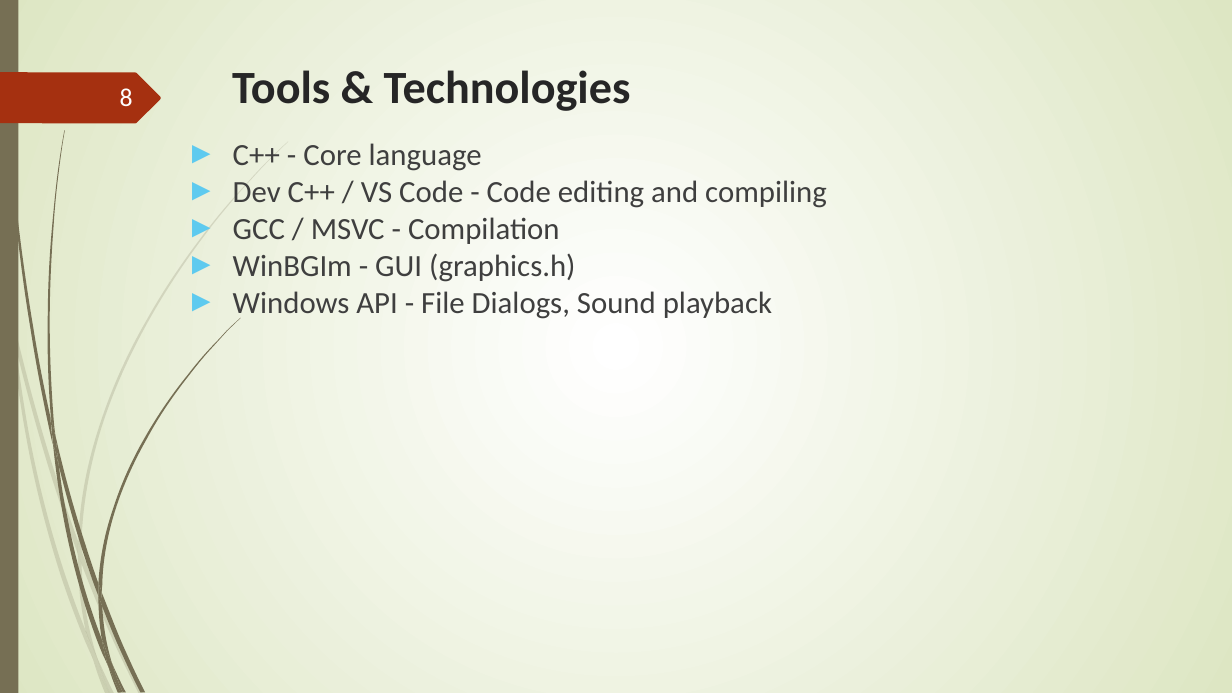
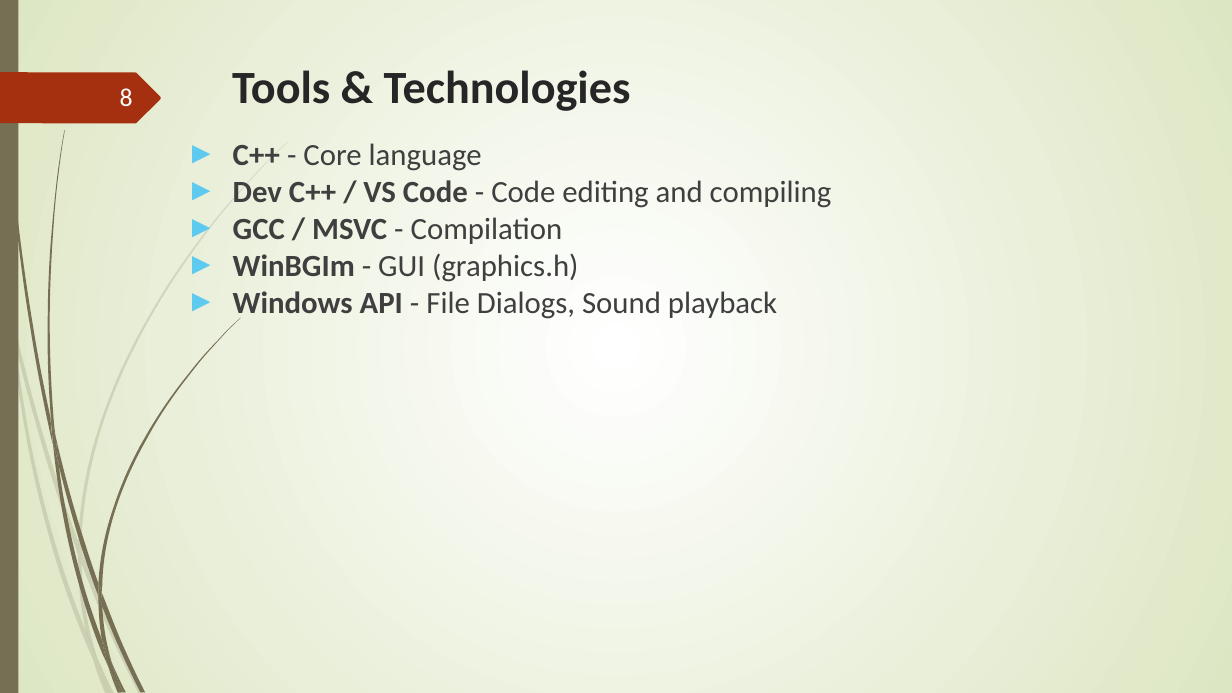
Before and after one commit to salimshre/Encryptor, a slide deck: slide 8 of Documentation/final -File Encryptor In C++.pptx. Drawn at 1232x693 pixels with LibreOffice and Linux fonts; fonts in the diff are those of the drawing. Boxes give left, top, right and bottom in pixels: in the first picture for what was removed or moved away, otherwise in the second. Text is boxed around its words. In the diff, an @@ line names an element or a change of style, - is before the commit and + after.

```diff
--- a/Documentation/final -File Encryptor In C++.pptx
+++ b/Documentation/final -File Encryptor In C++.pptx
@@ text "C++ - Core language" at bbox=[233, 143, 832, 321]: bold on in "C++", "Dev C++ / VS Code", "GCC / MSVC", "WinBGIm" and 1 more places @@
```
Also in this commit, not shown: 7 other slides changed, 3 other files.
